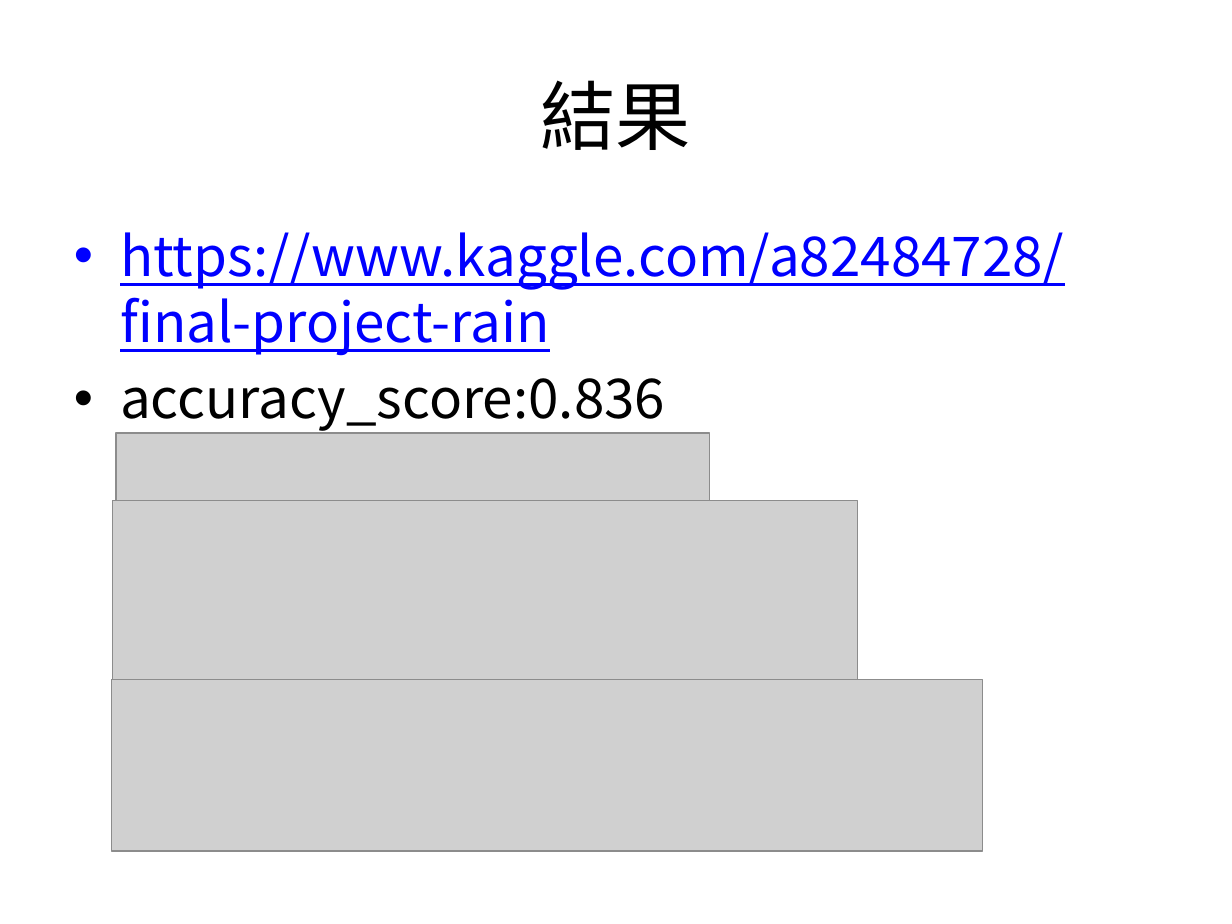
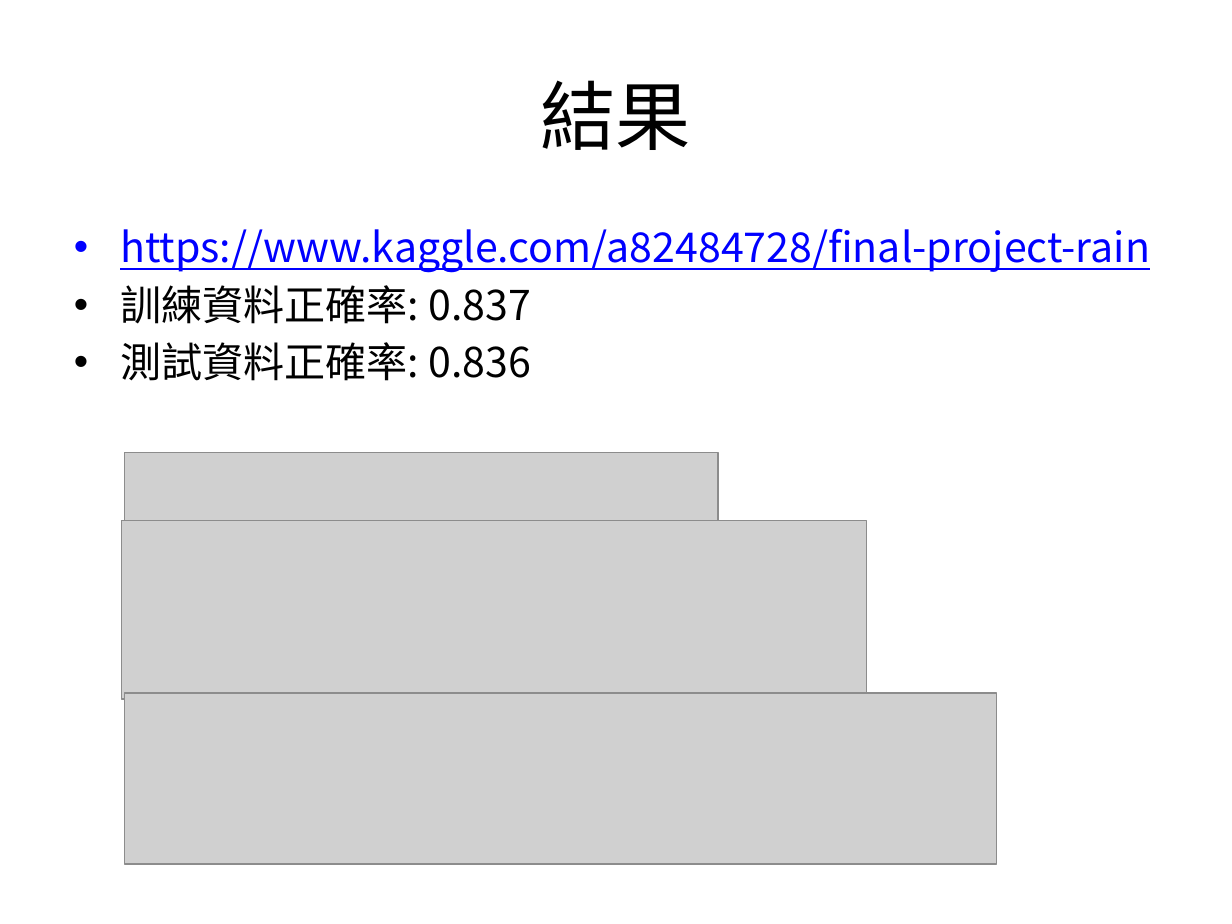
Before and after one commit to a82484728/final_project_rain, a slide deck: slide 10 of Predict-rain-tomorrow-in-Australia.pptx. Drawn at 1232x924 pixels with LibreOffice and Linux fonts; fonts in the diff are those of the drawing; grey boxes stand for pictures. Boxes give left, top, right and bottom in pixels: in the first picture for what was removed or moved away, otherwise in the second. Text is boxed around its words. In the diff, an @@ line names an element or a change of style, - is before the commit and + after.

```diff
--- a/Predict-rain-tomorrow-in-Australia.pptx
+++ b/Predict-rain-tomorrow-in-Australia.pptx
@@ text at (120,228,1150,273): size 32 to 24 pt in "https://www.kaggle.com/a82484728/final-project-rain"; less space between paragraphs @@
@@ text at (120,285,531,381): text changed; size 32 to 24 pt @@
-• accuracy_score:0.836
+• 訓練資料正確率: 0.837
+• 測試資料正確率: 0.836
@@ picture: place and size @@
-picture at (116,432,710,522)
+picture at (124,452,718,542)
@@ picture: place and size @@
-picture at (112,500,857,679)
+picture at (121,520,866,699)
@@ picture: place and size @@
-picture at (111,680,982,851)
+picture at (124,692,995,864)
```
Also in this commit, not shown: 8 other slides changed.
